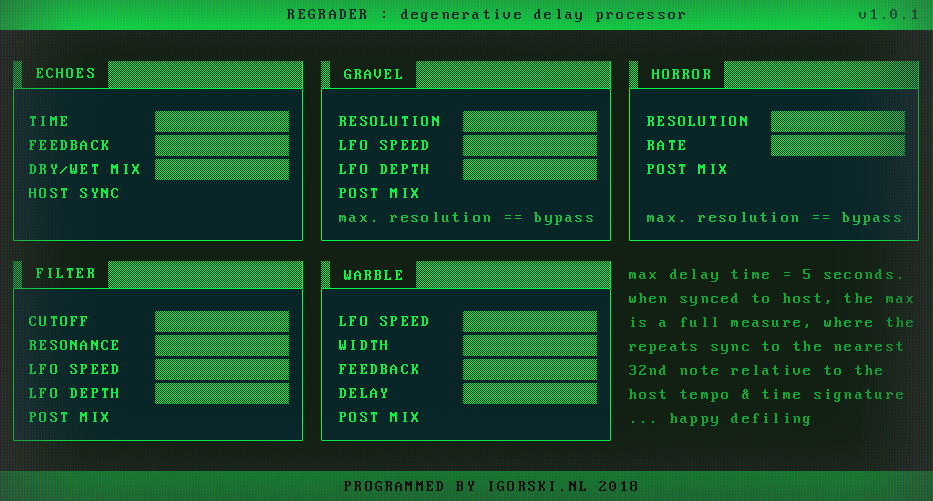
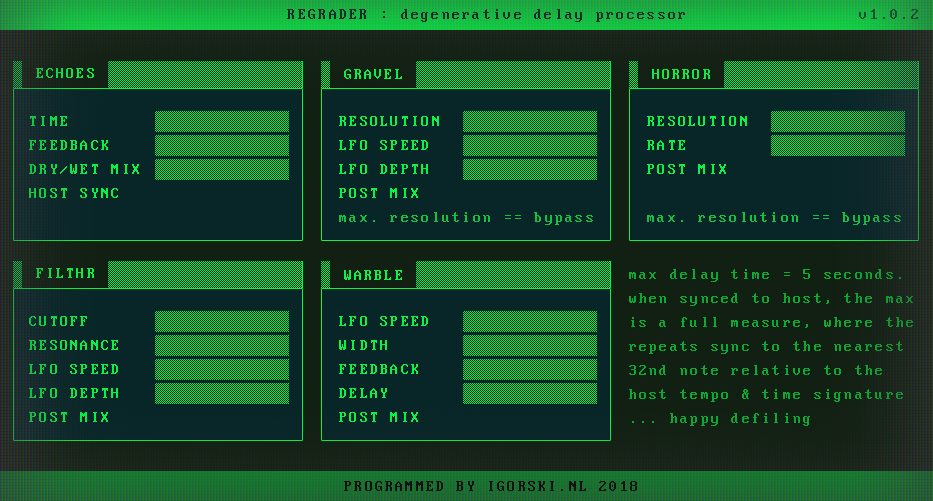
Comparing the layer stacks of the two 933px x 501px images. Changes:
painted on "version number" over (911, 9, 918, 19)
painted on "title" (4th of 5, in "module: filter") over (76, 268, 83, 278)
